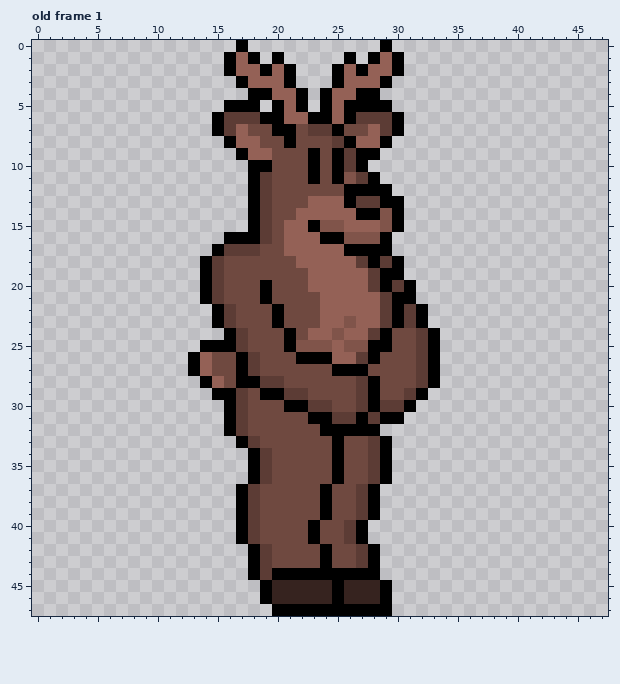
One commit to this pixel-art file: TerraGuardian Sprites/Reindeer Tutor Guardian.aseprite. Above, as it was before the edit.
48x48 pixels, 31 frames. Colours within 5 levels of each other are drawn and written as one. Shown: old frame 1. The commit also changed other frames, which this record leaves out.
Once edited:
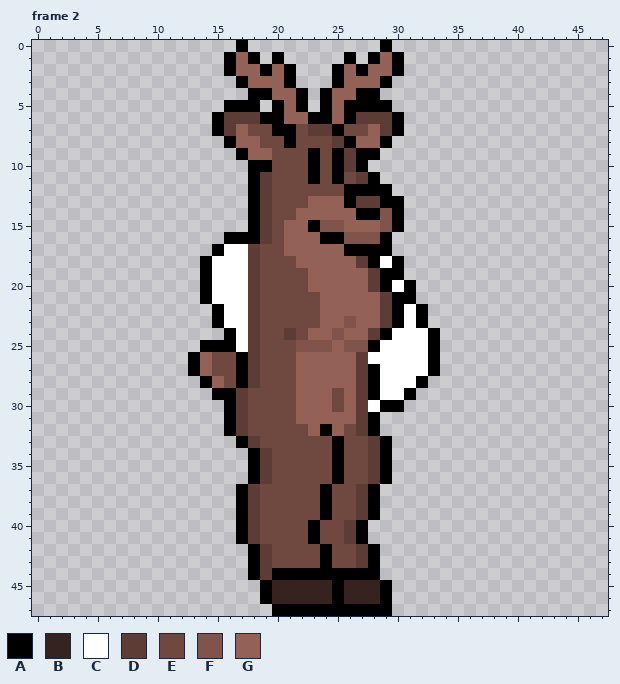
Palette (. is transparent): A #000000  B #36231f  C #ffffff  D #5c3c35  E #6f4940  F #80544a  G #946156
A new or re-ordered frame is compared with the old frame closest to it.
Commit message: Finished Snake Guardian spritework. Fixed an issue with Luna's backward revive sprite.
Edits made:
layer "Body Color" now shown
frames re-ordered
Frame 2 against old frame 1:
y 11: x 26 F -> E
y 17: x 16..17 DD -> CC
y 18: x 15..18 DEEE -> CCCD; x 29 D -> C
y 19: x 15..18 DEEE -> CCCD
y 20: x 15..19 DEEEA -> CCCDE; x 30 D -> C
y 21: x 15..19 DEEEA -> CCCDE
y 22..23: x 16..18 DEE -> CCD; x 20 A -> E; x 31 D -> C
y 24: x 17..18 DE -> CD; x 21 A -> D; x 30..32 EED -> CCC
y 25: x 17..18 DE -> CD; x 21 A -> E; x 29..32 AEED -> CCCC
y 26: x 22..24 AAA -> GGG; x 28..32 AEEED -> CCCCC
y 27: x 22..32 EEEAAAEEEED -> GGGGGDACCCC
y 28: x 18..20 ADD -> DEE; x 22..26 EEEEE -> GGGGG; x 29..33 EEEDA -> CCCA.
y 29: x 19..24 AADDEE -> EEEGGG; x 26 E -> G; x 29..32 EEDA -> CCA.
y 30: x 21..24 AADD -> EGGG; x 26 E -> G; x 28..31 ADDA -> CAA.
y 31: x 22..30 EAADDADAA -> GGGGGDA..
y 32: x 23 E -> G; x 25..27 AAA -> GED
Pixel boxes of the changes (left, top, right, bottom) in both pictures:
changed: (344, 172, 356, 184)
changed: (212, 244, 440, 436)
